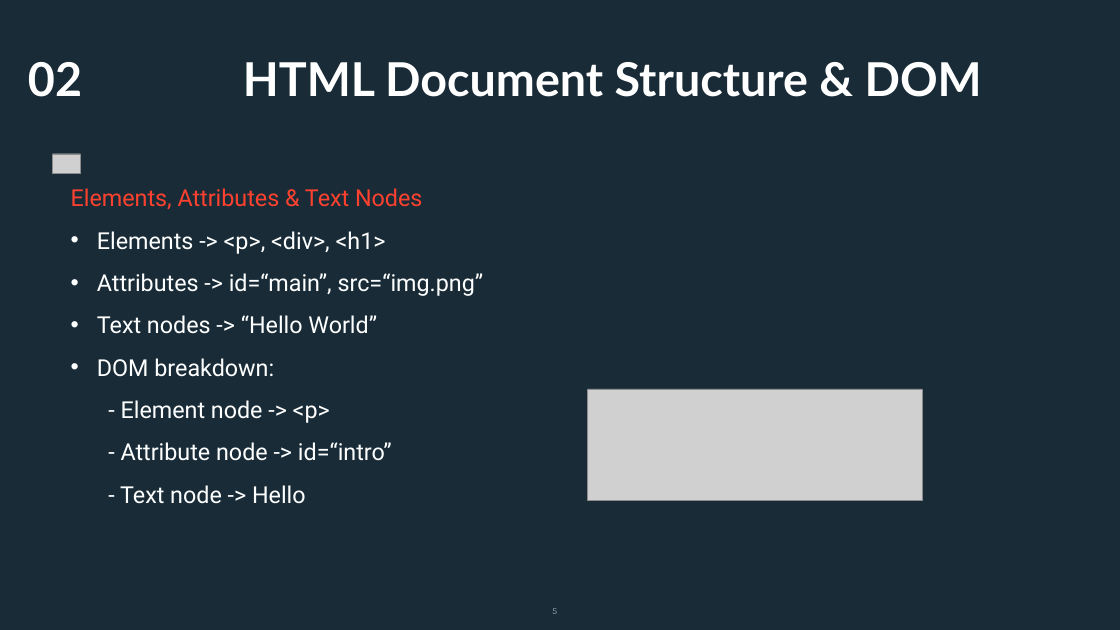
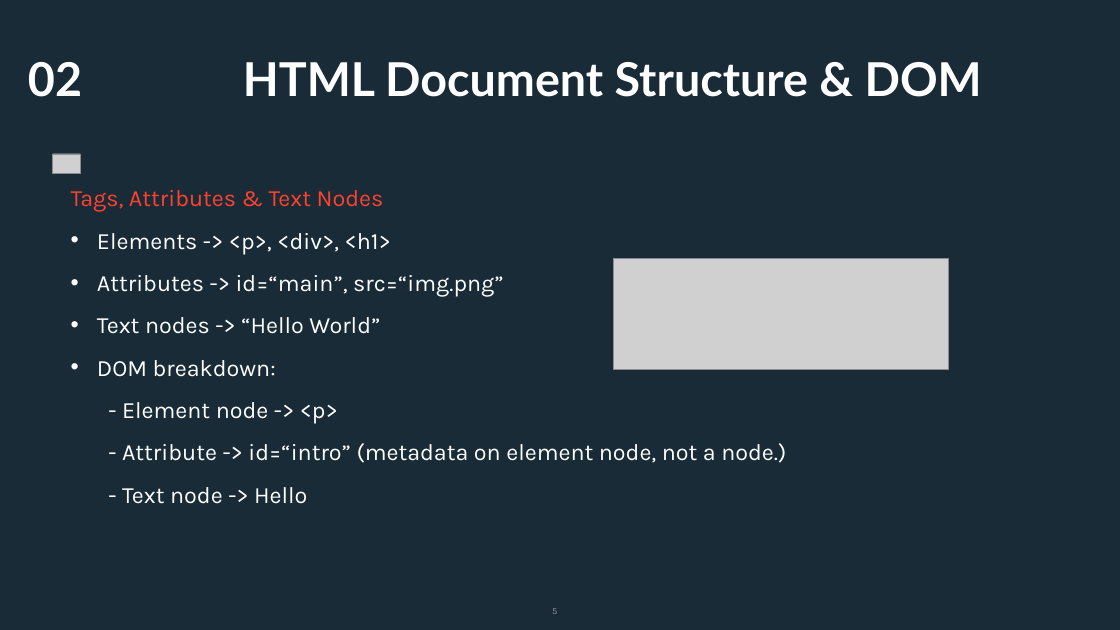
Before and after one commit to mayurpai/GxTraining, a slide deck: slide 5 of 2025/Training Materials/HTML.pptx. Drawn at 1120x630 pixels with LibreOffice and Linux fonts; fonts in the diff are those of the drawing; grey boxes stand for pictures; background and template pictures are left out. Boxes give left, top, right and bottom in pixels: in the first picture for what was removed or moved away, otherwise in the second. Text is boxed around its words. In the diff, an @@ line names an element or a change of style, - is before the commit and + after.

```diff
--- a/2025/Training Materials/HTML.pptx
+++ b/2025/Training Materials/HTML.pptx
@@ text at (x1=71, y1=190, x2=384, y2=212): text changed; font Roboto to Karla @@
-Elements, Attributes & Text Nodes
+Tags, Attributes & Text Nodes
@@ text at (x1=97, y1=233, x2=503, y2=504): font Roboto to Karla in "Elements -> <p>, <div>, <h1>", "Attributes -> id=“main”, src=“img.png”", "Text nodes -> “Hello World”", "DOM breakdown:" and 2 more places @@
@@ picture moved from (x1=588, y1=389, x2=922, y2=500) to (x1=614, y1=258, x2=948, y2=370) @@
@@ text at (x1=122, y1=443, x2=786, y2=463): text changed; font Roboto to Karla @@
-- Attribute node -> id=“intro”
+- Attribute -> id=“intro” (metadata on element node, not a node.)
```
Also in this commit, not shown: 7 other slides changed.
